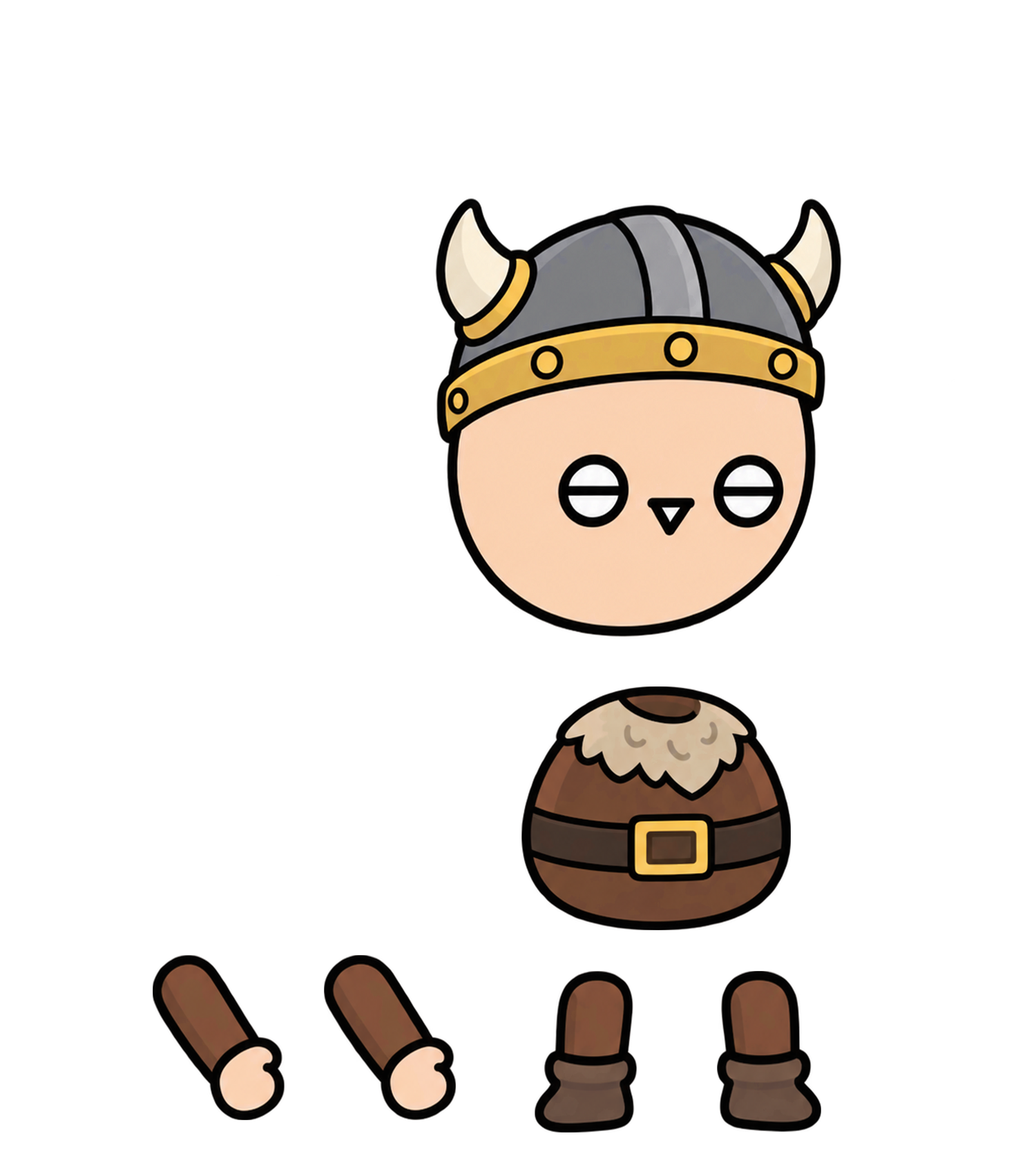
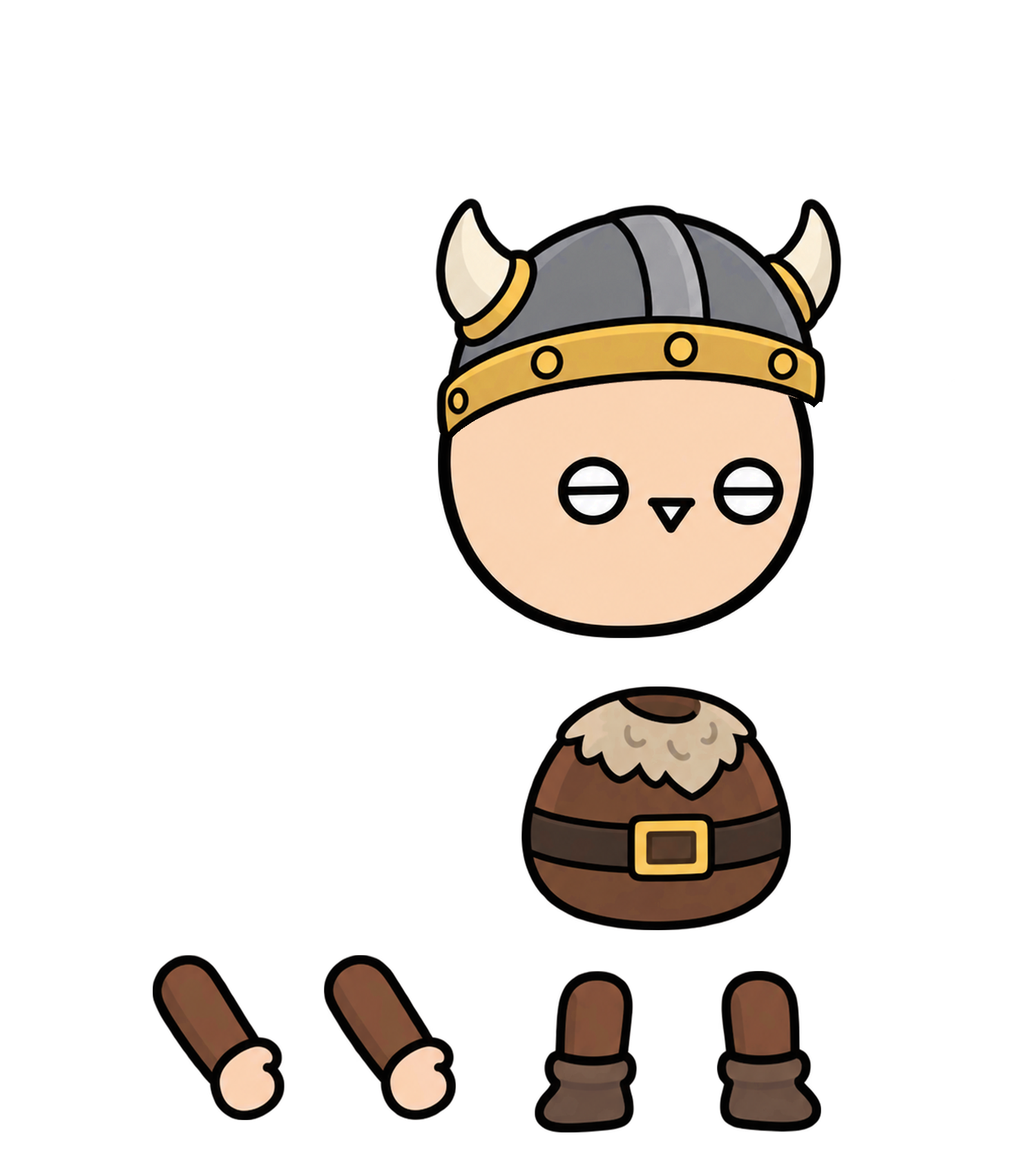
Comparing the layer stacks of the two 1036×1174 images. Changes:
painted on "머리" over bbox(436, 287, 823, 639)
